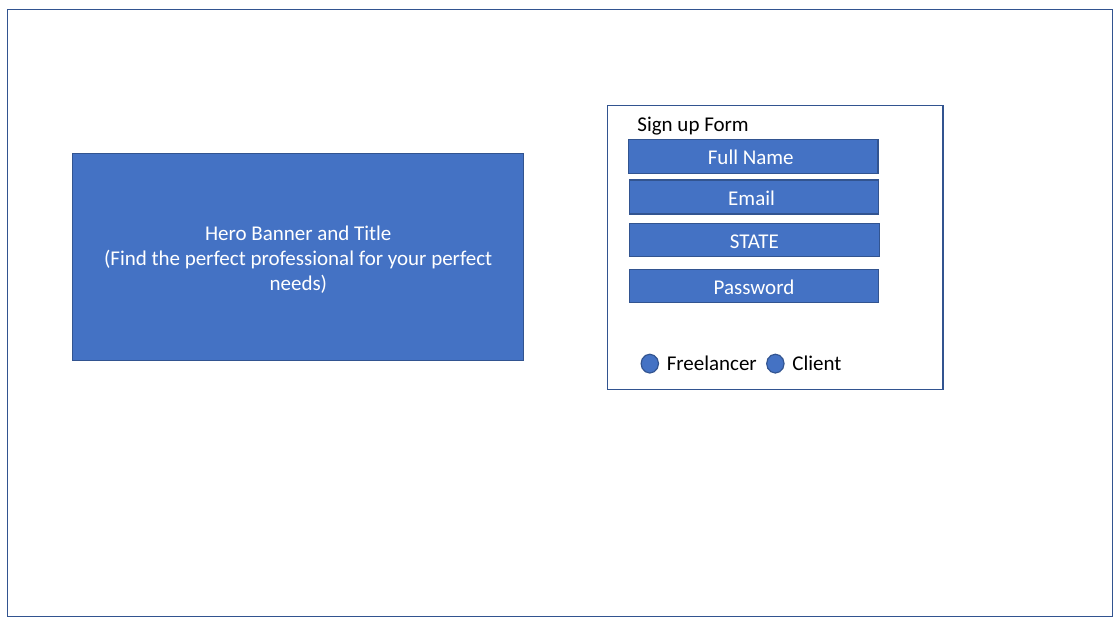
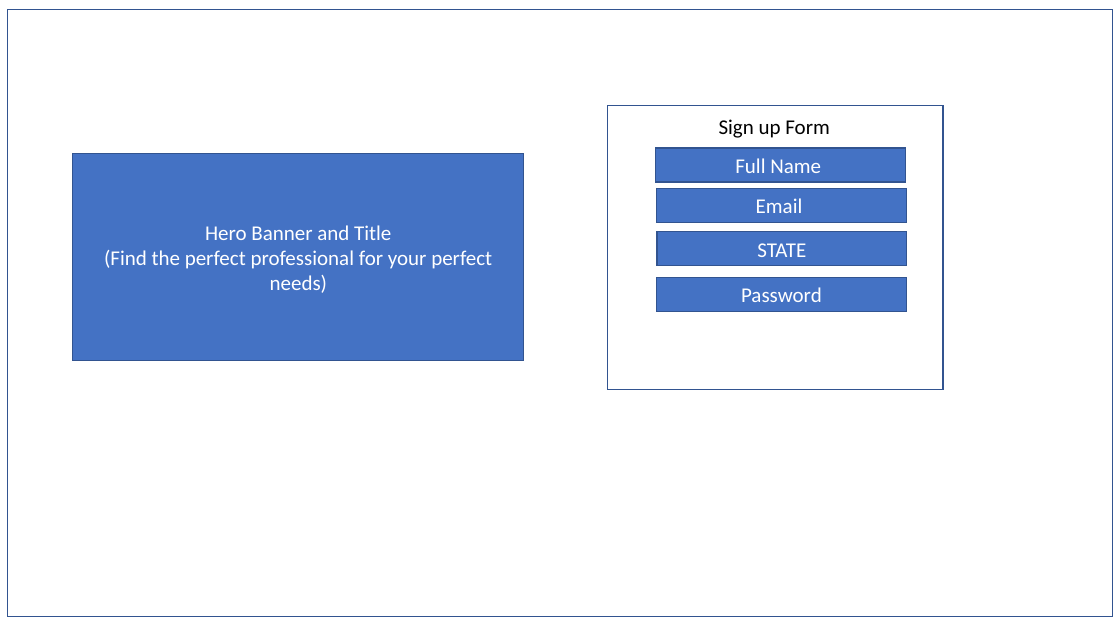
Before and after one commit to breakfireaus/Inter-book, a slide deck: slide 2 of File documents/Wireframe.pptx. Drawn at 1120x630 pixels with LibreOffice and Linux fonts; fonts in the diff are those of the drawing. Boxes give left, top, right and bottom in pixels: in the first picture for what was removed or moved away, otherwise in the second. Text is boxed around its words. In the diff, an @@ line names an element or a change of style, - is before the commit and + after.

```diff
--- a/File documents/Wireframe.pptx
+++ b/File documents/Wireframe.pptx
@@ text "Sign up Form": place and size @@
-text "Sign up Form" at [637, 116, 748, 135]
+text "Sign up Form" at [719, 119, 829, 138]
@@ 3 rectangles: place and size @@
-3 rectangles at [628, 139, 879, 303]
+3 rectangles at [656, 148, 907, 312]
@@ rectangle "STATE": place and size @@
-rectangle "STATE" at [630, 223, 880, 257]
+rectangle "STATE" at [657, 232, 907, 266]
@@ ellipse removed at [641, 355, 659, 373] @@
@@ text removed at [667, 355, 757, 370] @@
-Freelancer
@@ ellipse removed at [767, 355, 785, 373] @@
@@ text removed at [792, 355, 841, 370] @@
-Client
```
Also in this commit, not shown: 4 other slides changed, 1 slide removed, 5 other files.
